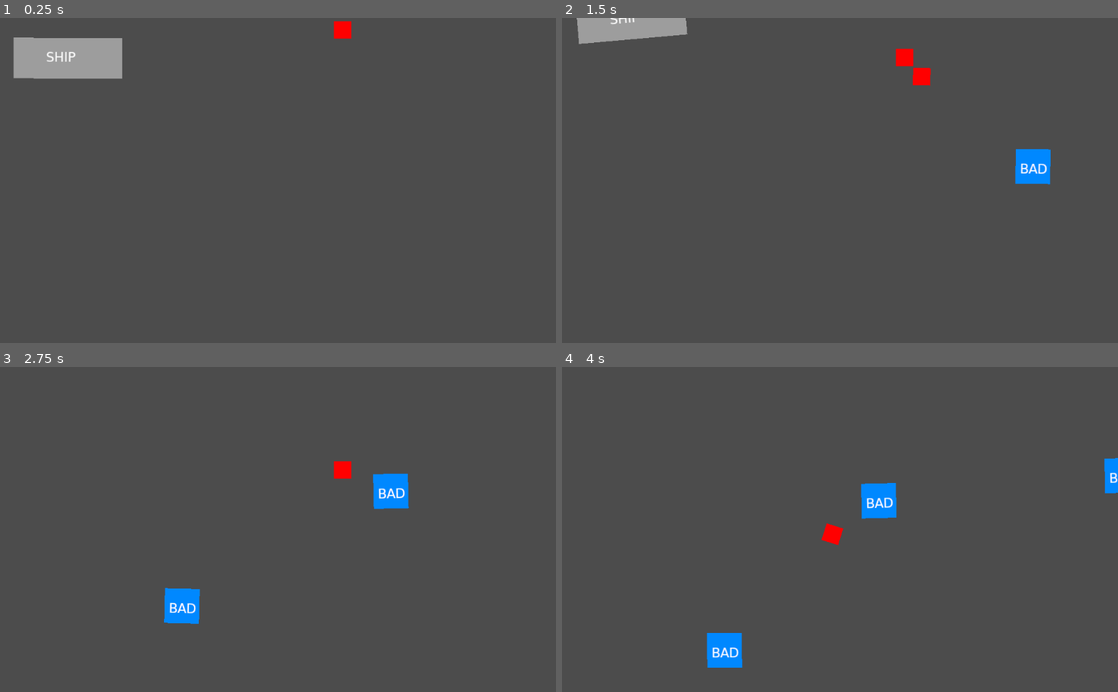
Above: before the commit, frames 1-4 (two rows, left to right).
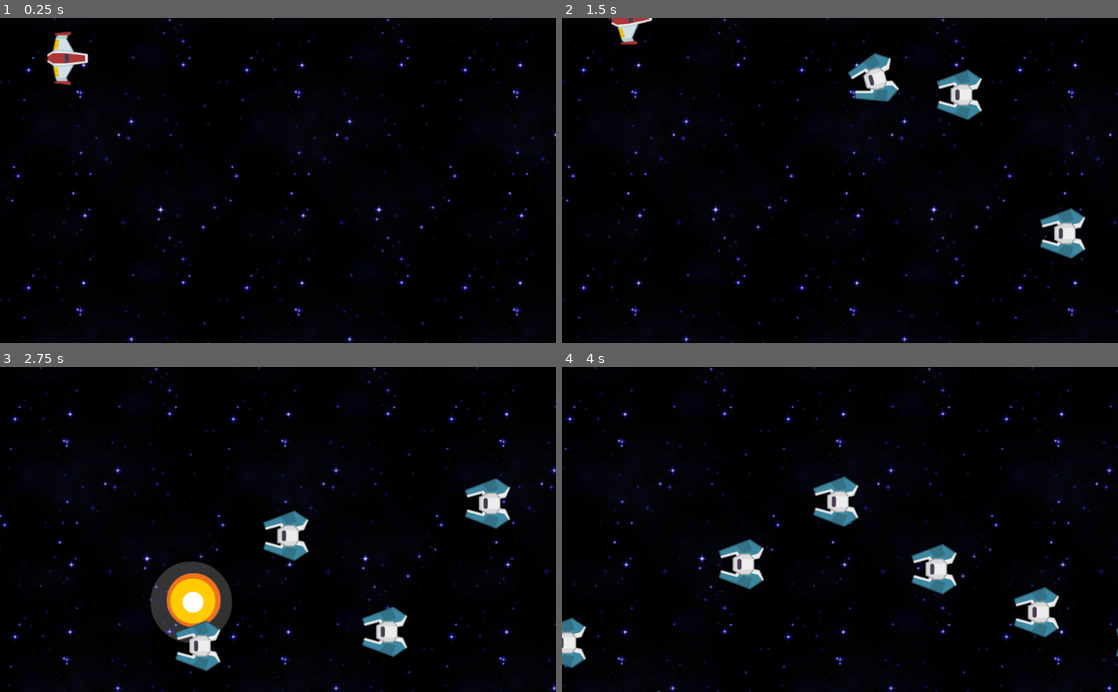
Above: after the commit, the same moments.

Repository: yokelpole/sputtery-spaceship
Game: Godot game, scene res://Game.tscn
Same seed, same stepped clock (60 frames per second), same inputs: the game is played once before the commit and once after it.
Inputs:
- Up to frame 1 (0.25 s): no input
- Up to frame 2 (1.5 s): tap Enter (ui_accept) at 0.5, 0.77 s; hold Up (ui_up) 0.53-1.28 s
- Up to frame 3 (2.75 s): tap Enter (ui_accept) at 1.52 s; hold Up (ui_up) from 2.03 s (still down)
- Up to frame 4 (4 s): tap Enter (ui_accept) at 3.02, 3.77 s; release Up (ui_up) at 3.53 s

The runs differ from the first frame. In frame 1, 100% of the frame differs, in the area x 0-100%, y 0-100%; in frame 2, 100%; in frame 3, 99%; in frame 4, 100%.

Commit message:
Graphics and some extra logic

Diff:
--- /dev/null
+++ b/Bullet.tscn
@@ -0,0 +1,39 @@
+[gd_scene load_steps=8 format=2]
+
+[ext_resource path="res://Player Laser/laserRed08.png" type="Texture" id=2]
+[ext_resource path="res://Player Laser/laserRed11.png" type="Texture" id=3]
+[ext_resource path="res://Player Laser/laserRed10.png" type="Texture" id=4]
+[ext_resource path="res://Player Laser/laserRed09.png" type="Texture" id=5]
+
+[sub_resource type="CircleShape2D" id=1]
+radius = 15.2315
+
+[sub_resource type="CircleShape2D" id=2]
+radius = 20.9176
+
+[sub_resource type="SpriteFrames" id=3]
+animations = [ {
+"frames": [ ExtResource( 2 ), ExtResource( 5 ), ExtResource( 4 ), ExtResource( 3 ) ],
+"loop": true,
+"name": "default",
+"speed": 30.0
+} ]
+
+[node name="BulletBody" type="RigidBody2D"]
+position = Vector2( 627.21, -144.792 )
+collision_layer = 2
+collision_mask = 2
+gravity_scale = 0.0
+
+[node name="BulletCollisionShape" type="CollisionShape2D" parent="."]
+shape = SubResource( 1 )
+
+[node name="BulletBodyArea" type="Area2D" parent="."]
+
+[node name="BulletBodyAreaCollision" type="CollisionShape2D" parent="BulletBodyArea"]
+position = Vector2( 1.10803, 2.21606 )
+shape = SubResource( 2 )
+
+[node name="AnimatedSprite" type="AnimatedSprite" parent="."]
+frames = SubResource( 3 )
+playing = true
--- /dev/null
+++ b/Enemy.tscn
@@ -0,0 +1,58 @@
+[gd_scene load_steps=15 format=2]
+
+[ext_resource path="res://EnemyBody.gd" type="Script" id=1]
+[ext_resource path="res://Simple explosion/simpleExplosion07.png" type="Texture" id=2]
+[ext_resource path="res://Simple explosion/simpleExplosion06.png" type="Texture" id=3]
+[ext_resource path="res://Simple explosion/simpleExplosion05.png" type="Texture" id=4]
+[ext_resource path="res://enemyBlue1.png" type="Texture" id=5]
+[ext_resource path="res://Simple explosion/simpleExplosion01.png" type="Texture" id=6]
+[ext_resource path="res://Simple explosion/simpleExplosion04.png" type="Texture" id=7]
+[ext_resource path="res://Simple explosion/simpleExplosion08.png" type="Texture" id=8]
+[ext_resource path="res://Simple explosion/simpleExplosion02.png" type="Texture" id=9]
+[ext_resource path="res://Simple explosion/simpleExplosion03.png" type="Texture" id=10]
+[ext_resource path="res://Simple explosion/simpleExplosion00.png" type="Texture" id=11]
+
+[sub_resource type="SpriteFrames" id=1]
+animations = [ {
+"frames": [ ExtResource( 11 ), ExtResource( 6 ), ExtResource( 9 ), ExtResource( 10 ), ExtResource( 7 ), ExtResource( 4 ), ExtResource( 3 ), ExtResource( 2 ), ExtResource( 8 ) ],
+"loop": false,
+"name": "boom",
+"speed": 5.0
+} ]
+
+[sub_resource type="RectangleShape2D" id=2]
+extents = Vector2( 36.5151, 41.1046 )
+
+[sub_resource type="RectangleShape2D" id=3]
+extents = Vector2( 40.7125, 46.729 )
+
+[node name="EnemyBody" type="RigidBody2D"]
+position = Vector2( -531.018, 79.7004 )
+collision_layer = 3
+collision_mask = 2
+sleeping = true
+script = ExtResource( 1 )
+
+[node name="EnemySprite" type="Sprite" parent="."]
+position = Vector2( 37.8408, 35.2358 )
+rotation = 1.5708
+texture = ExtResource( 5 )
+
+[node name="ExplosionSprite" type="AnimatedSprite" parent="."]
+visible = false
+position = Vector2( 37.8408, 35.2358 )
+frames = SubResource( 1 )
+animation = "boom"
+speed_scale = 3.0
+
+[node name="EnemyCollisionShape" type="CollisionShape2D" parent="."]
+position = Vector2( 35.7356, 34.1832 )
+shape = SubResource( 2 )
+
+[node name="EnemyBodyArea" type="Area2D" parent="."]
+
+[node name="EnemyBodyAreaCollision" type="CollisionShape2D" parent="EnemyBodyArea"]
+position = Vector2( 37.7262, 36.3438 )
+shape = SubResource( 3 )
+[connection signal="animation_finished" from="ExplosionSprite" to="." method="_on_ExplosionSprite_animation_finished"]
+[connection signal="area_entered" from="EnemyBodyArea" to="." method="_on_EnemyBodyArea_area_entered"]
--- a/EnemyBody.gd
+++ b/EnemyBody.gd
@@ -1,24 +1,36 @@
 extends RigidBody2D
 
+var has_been_hit = false
 
-# Declare member variables here. Examples:
-# var a = 2
-# var b = "text"
-
+signal bullet_has_collided_with_enemy
+signal enemy_has_collided_with_player
 
 # Called when the node enters the scene tree for the first time.
 func _ready():
-	pass # Replace with function body.
+	pass # Replace with function body.\
+
+func on_ship_collision():
+	if has_been_hit == false:
+		gravity_scale = 5.0
+		linear_velocity.x = -250
+		has_been_hit = true
+	else:
+		$ExplosionSprite.visible = true
+		$ExplosionSprite.play("boom")
+		$ExplosionSprite.playing = true
+		$EnemySprite.visible = false
+		# self.remove_and_skip()
+
+func _on_EnemyBodyArea_area_entered(area):
+	if area.name == "ShipBodyArea":
+		emit_signal("enemy_has_collided_with_player", area)
+	if area.name == "BulletBodyArea":
+		emit_signal("bullet_has_collided_with_enemy", area)
+		on_ship_collision()
+	if area.name == "EnemyBodyArea":
+		on_ship_collision()
 
 
-# Called every frame. 'delta' is the elapsed time since the previous frame.
-#func _process(delta):
-#	pass
-
-
-func _on_EnemyBodyArea_area_entered(area):
-	print(area.name)
-	if area.name == "BulletBodyArea":
-		self.gravity_scale = 2.0
-		print("PEW PEW")
-	pass # Replace with function body.
+func _on_ExplosionSprite_animation_finished():
+	# remove_and_skip()
+	pass
--- a/Game.gd
+++ b/Game.gd
@@ -1,14 +1,21 @@
 extends Node2D
+
+signal bullet_has_collided_with_enemy
+signal enemy_has_collided_with_player
 
 var SHIP_SHOOT_DELAY_ACTIVE = false
 var DELAY_BETWEEN_SHOTS = 0.5
+var SCREEN_WIDTH = ProjectSettings.get_setting("display/window/size/width")
+var SCREEN_HEIGHT = ProjectSettings.get_setting("display/window/size/height")
 
-# Called when the node enters the scene tree for the first time.
 func _ready():
-	print("### STARTING ENEMY TIMER")
+	randomize()
 	$EnemyTimer.start()
 
 func _process(delta):
+	if $ShipBody.visible == false:
+		return
+
 	if Input.is_action_pressed("ui_accept") and SHIP_SHOOT_DELAY_ACTIVE == false:
 		SHIP_SHOOT_DELAY_ACTIVE = true
 
@@ -27,12 +34,22 @@
 
 		SHIP_SHOOT_DELAY_ACTIVE = false
 
+func _on_bullet_has_collided_with_enemy(area):
+	self.remove_child(area.get_parent())
+
+func _on_enemy_has_collided_with_player(area):
+
+	$ShipBody._on_enemy_has_collided_with_player(area)
+
 func _on_EnemyTimer_timeout():
 	var new_enemy = $EnemyBody.duplicate()
 	add_child(new_enemy)
-	new_enemy.position.y = 70
+	new_enemy.connect("bullet_has_collided_with_enemy", self, "_on_bullet_has_collided_with_enemy")
+	new_enemy.connect("enemy_has_collided_with_player", self, "_on_enemy_has_collided_with_player")
+	new_enemy.global_position = Vector2(SCREEN_WIDTH, rand_range(10, 500))
 	new_enemy.linear_velocity = Vector2(-500, 0)
 
-func _on_EnemyBodyArea_area_entered(area):
-	if area.name == "ShipBodyArea":
-		$ShipBody.visible = false
+func _on_BackgroundTimer_timeout():
+	# TODO: Make this bounce back after one full cycle
+	var current_pos = $ParallaxBackground/ParallaxLayer/TextureRect.rect_position
+	$ParallaxBackground/ParallaxLayer/TextureRect.set_position(Vector2(current_pos.x - 1, current_pos.y))
--- a/Game.tscn
+++ b/Game.tscn
@@ -1,92 +1,43 @@
-[gd_scene load_steps=13 format=2]
+[gd_scene load_steps=6 format=2]
 
-[ext_resource path="res://ship.png" type="Texture" id=1]
-[ext_resource path="res://ShipBody.gd" type="Script" id=2]
-[ext_resource path="res://bullet.png" type="Texture" id=3]
+[ext_resource path="res://Enemy.tscn" type="PackedScene" id=1]
+[ext_resource path="res://Player.tscn" type="PackedScene" id=2]
+[ext_resource path="res://Bullet.tscn" type="PackedScene" id=3]
 [ext_resource path="res://Game.gd" type="Script" id=4]
-[ext_resource path="res://bad_guy.png" type="Texture" id=5]
-[ext_resource path="res://EnemyBody.gd" type="Script" id=7]
-
-[sub_resource type="RectangleShape2D" id=4]
-extents = Vector2( 91.9474, 35.1634 )
-
-[sub_resource type="RectangleShape2D" id=5]
-extents = Vector2( 99.1884, 39.1385 )
-
-[sub_resource type="CircleShape2D" id=2]
-radius = 15.2315
-
-[sub_resource type="CircleShape2D" id=7]
-radius = 20.9176
-
-[sub_resource type="RectangleShape2D" id=3]
-extents = Vector2( 23.2493, 27.4072 )
-
-[sub_resource type="RectangleShape2D" id=6]
-extents = Vector2( 39.8698, 41.8116 )
+[ext_resource path="res://beautiful-blue-stars-fill.jpg" type="Texture" id=20]
 
 [node name="Game" type="Node2D"]
 script = ExtResource( 4 )
 
-[node name="ShipBody" type="RigidBody2D" parent="."]
-position = Vector2( 26, 35 )
-applied_torque = 2500.0
-script = ExtResource( 2 )
+[node name="ShipBody" parent="." instance=ExtResource( 2 )]
 
-[node name="ShipCollisionShape" type="CollisionShape2D" parent="ShipBody"]
-position = Vector2( 101.424, 38.1302 )
-shape = SubResource( 4 )
-one_way_collision_margin = 2.0
+[node name="BulletBody" parent="." instance=ExtResource( 3 )]
 
-[node name="ShipSprite" type="Sprite" parent="ShipBody"]
-position = Vector2( 99, 36 )
-texture = ExtResource( 1 )
-
-[node name="ShipBodyArea" type="Area2D" parent="ShipBody"]
-
-[node name="ShipBodyAreaCollision" type="CollisionShape2D" parent="ShipBody/ShipBodyArea"]
-position = Vector2( 100.831, 36.5651 )
-shape = SubResource( 5 )
-
-[node name="BulletBody" type="RigidBody2D" parent="."]
-position = Vector2( 630, 17 )
-collision_layer = 2
-collision_mask = 2
-gravity_scale = 0.5
-
-[node name="BulletSprite" type="Sprite" parent="BulletBody"]
-position = Vector2( 1, 4 )
-texture = ExtResource( 3 )
-
-[node name="BulletCollisionShape" type="CollisionShape2D" parent="BulletBody"]
-shape = SubResource( 2 )
-
-[node name="BulletBodyArea" type="Area2D" parent="BulletBody"]
-
-[node name="BulletBodyAreaCollision" type="CollisionShape2D" parent="BulletBody/BulletBodyArea"]
-position = Vector2( 1.10803, 2.21606 )
-shape = SubResource( 7 )
-
-[node name="EnemyBody" type="RigidBody2D" parent="."]
-collision_layer = 3
-collision_mask = 2
-script = ExtResource( 7 )
-
-[node name="EnemySprite" type="Sprite" parent="EnemyBody"]
-position = Vector2( 1093.63, 157.341 )
-texture = ExtResource( 5 )
-
-[node name="EnemyCollisionShape" type="CollisionShape2D" parent="EnemyBody"]
-position = Vector2( 1093.63, 157.341 )
-shape = SubResource( 3 )
-
-[node name="EnemyBodyArea" type="Area2D" parent="EnemyBody"]
-
-[node name="EnemyBodyAreaCollision" type="CollisionShape2D" parent="EnemyBody/EnemyBodyArea"]
-position = Vector2( 1091.41, 158.449 )
-shape = SubResource( 6 )
+[node name="EnemyBody" parent="." instance=ExtResource( 1 )]
 
 [node name="EnemyTimer" type="Timer" parent="."]
-[connection signal="area_entered" from="EnemyBody/EnemyBodyArea" to="." method="_on_EnemyBodyArea_area_entered"]
-[connection signal="area_entered" from="EnemyBody/EnemyBodyArea" to="EnemyBody" method="_on_EnemyBodyArea_area_entered"]
+wait_time = 0.4
+
+[node name="BackgroundTimer" type="Timer" parent="."]
+wait_time = 0.1
+autostart = true
+
+[node name="ParallaxBackground" type="ParallaxBackground" parent="."]
+scroll_limit_end = Vector2( 800000, 7e+06 )
+
+[node name="ParallaxLayer" type="ParallaxLayer" parent="ParallaxBackground"]
+position = Vector2( 199.446, 199.446 )
+
+[node name="TextureRect" type="TextureRect" parent="ParallaxBackground/ParallaxLayer"]
+margin_left = -198.0
+margin_top = -205.0
+margin_right = 2329.0
+margin_bottom = 1213.0
+texture = ExtResource( 20 )
+expand = true
+stretch_mode = 2
+__meta__ = {
+"_edit_use_anchors_": false
+}
 [connection signal="timeout" from="EnemyTimer" to="." method="_on_EnemyTimer_timeout"]
+[connection signal="timeout" from="BackgroundTimer" to="." method="_on_BackgroundTimer_timeout"]
--- /dev/null
+++ b/Player.tscn
@@ -0,0 +1,55 @@
+[gd_scene load_steps=15 format=2]
+
+[ext_resource path="res://ShipBody.gd" type="Script" id=1]
+[ext_resource path="res://playerShip1_red.png" type="Texture" id=2]
+[ext_resource path="res://Simple explosion/simpleExplosion07.png" type="Texture" id=3]
+[ext_resource path="res://Simple explosion/simpleExplosion06.png" type="Texture" id=4]
+[ext_resource path="res://Simple explosion/simpleExplosion05.png" type="Texture" id=5]
+[ext_resource path="res://Simple explosion/simpleExplosion01.png" type="Texture" id=6]
+[ext_resource path="res://Simple explosion/simpleExplosion04.png" type="Texture" id=7]
+[ext_resource path="res://Simple explosion/simpleExplosion08.png" type="Texture" id=8]
+[ext_resource path="res://Simple explosion/simpleExplosion02.png" type="Texture" id=9]
+[ext_resource path="res://Simple explosion/simpleExplosion03.png" type="Texture" id=10]
+[ext_resource path="res://Simple explosion/simpleExplosion00.png" type="Texture" id=11]
+
+[sub_resource type="RectangleShape2D" id=1]
+extents = Vector2( 39.1575, 51.4731 )
+
+[sub_resource type="SpriteFrames" id=3]
+animations = [ {
+"frames": [ ExtResource( 11 ), ExtResource( 6 ), ExtResource( 9 ), ExtResource( 10 ), ExtResource( 7 ), ExtResource( 5 ), ExtResource( 4 ), ExtResource( 3 ), ExtResource( 8 ) ],
+"loop": false,
+"name": "boom",
+"speed": 30.0
+} ]
+
+[sub_resource type="RectangleShape2D" id=2]
+extents = Vector2( 38.6698, 50.9887 )
+
+[node name="ShipBody" type="RigidBody2D"]
+position = Vector2( 26, 35 )
+applied_torque = 2500.0
+script = ExtResource( 1 )
+
+[node name="ShipCollisionShape" type="CollisionShape2D" parent="."]
+position = Vector2( 101.424, 38.1302 )
+shape = SubResource( 1 )
+one_way_collision_margin = 2.0
+
+[node name="ShipSprite" type="Sprite" parent="."]
+position = Vector2( 99, 36 )
+rotation = 1.5708
+texture = ExtResource( 2 )
+
+[node name="ExplosionSprite" type="AnimatedSprite" parent="."]
+visible = false
+position = Vector2( 101.424, 38.1302 )
+frames = SubResource( 3 )
+animation = "boom"
+speed_scale = 3.0
+
+[node name="ShipBodyArea" type="Area2D" parent="."]
+
+[node name="ShipBodyAreaCollision" type="CollisionShape2D" parent="ShipBodyArea"]
+position = Vector2( 100.831, 36.5651 )
+shape = SubResource( 2 )
--- a/ShipBody.gd
+++ b/ShipBody.gd
@@ -16,3 +16,10 @@
 		apply_torque_impulse(SHIP_BUMP_TORQUE_POWER)
 		yield(get_tree().create_timer(DELAY_BETWEEN_BUMPS), "timeout")
 		SHIP_BUMP_DELAY_ACTIVE = false
+
+
+func _on_enemy_has_collided_with_player(area):
+	$ExplosionSprite.visible = true
+	$ExplosionSprite.play("boom")
+	$ExplosionSprite.playing = true
+	$ShipSprite.visible = false
Binary file added: Player Laser/laserRed08.png
Not shown, added: Player Laser/laserRed08.png.import
Binary file added: Player Laser/laserRed09.png
Not shown, added: Player Laser/laserRed09.png.import
Binary file added: Player Laser/laserRed10.png
Not shown, added: Player Laser/laserRed10.png.import
Binary file added: Player Laser/laserRed11.png
Not shown, added: Player Laser/laserRed11.png.import
Binary file added: Simple explosion/simpleExplosion00.png
Not shown, added: Simple explosion/simpleExplosion00.png.import
Binary file added: Simple explosion/simpleExplosion01.png
Not shown, added: Simple explosion/simpleExplosion01.png.import
(and 20 more such lines)
